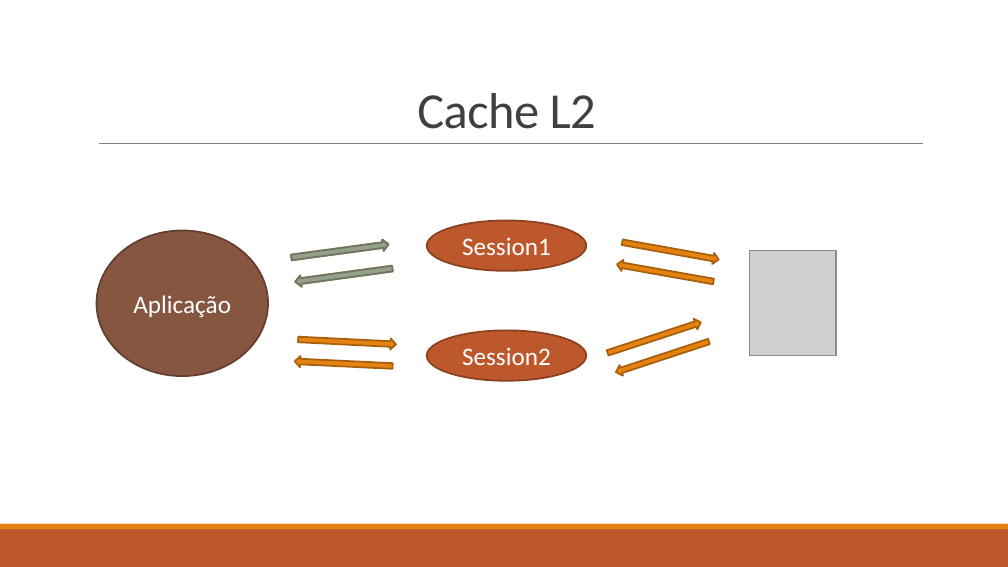
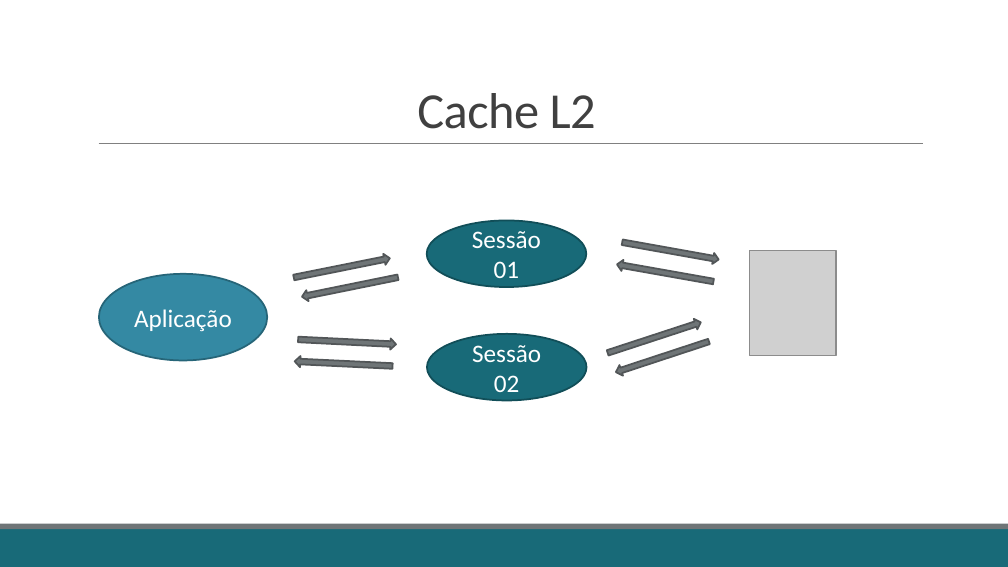
Before and after one commit to fabricioveronez/ApresentacaoNHibernateAvancado, a slide deck: slide 13 of Docs/ApresentacaoNHibernateAvancado.pptx. Drawn at 1008x567 pixels with LibreOffice and Linux fonts; fonts in the diff are those of the drawing; grey boxes stand for pictures. Boxes give left, top, right and bottom in pixels: in the first picture for what was removed or moved away, otherwise in the second. Text is boxed around its words. In the diff, an @@ line names an element or a change of style, - is before the commit and + after.

```diff
--- a/Docs/ApresentacaoNHibernateAvancado.pptx
+++ b/Docs/ApresentacaoNHibernateAvancado.pptx
@@ right arrow removed at [291,238,389,263] @@
@@ right arrow removed at [291,238,389,263] @@
@@ ellipse "Sessão 01": place and size @@
-ellipse "Sessão 01" at [426,221,586,271]
+ellipse "Sessão 01" at [426,221,586,287]
@@ ellipse "Sessão 01" at [426,221,586,287]: fill #BD582C to #186A78; outline #8C4121 1.25 pt to #124E59 1.25 pt @@
@@ text in ellipse at [472,231,541,278]: text changed @@
-Session1
+Sessão 01
@@ right arrow at [293,253,391,283]: fill #E48312 to #6F7577; outline #A9610D 1.25 pt to #525758 1.25 pt; mirrored; rotation 352 to 348 degrees @@
@@ ellipse "Aplicação": place and size @@
-ellipse "Aplicação" at [97,231,268,376]
+ellipse "Aplicação" at [99,274,267,361]
@@ ellipse "Aplicação" at [99,274,267,361]: fill #865640 to #3489A3; outline #63402F 1.25 pt to #266579 1.25 pt @@
@@ right arrow at [301,272,399,302]: fill #94A088 to #6F7577; outline #6D7665 1.25 pt to #525758 1.25 pt; rotation 352 to 348 degrees @@
@@ ellipse removed at [426,331,586,381] @@
-Session2
@@ ellipse added at [427,334,587,400], fill #186A78, outline #124E59 1.25 pt, 18 pt, text #FFFFFF @@
+Sessão 02
@@ fill #E48312 to #6F7577; outline #A9610D 1.25 pt to #525758 1.25 pt in 6 elements at [622,236,720,265], [616,259,714,287], [298,334,396,350], [294,356,392,371], [605,317,702,358], [615,336,711,377] @@
@@ rectangle at [0,529,1008,567]: fill #BD582C to #186A78 @@
@@ rectangle at [0,524,1008,529]: fill #E48312 to #6F7577 @@
```
Also in this commit, not shown: 13 other slides changed.
